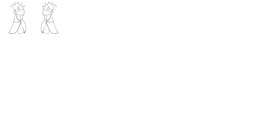
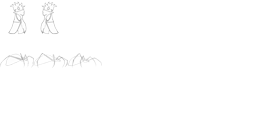
Two versions of the same layered image (272x136). Layer-by-layer changes:
added layer "Layer 7" above "Layer 6" over [68, 53, 102, 68]
added layer "Layer 6" above "Layer 5" over [34, 53, 68, 68]
added layer "Layer 5" above "Layer 4 copy" over [0, 53, 34, 68]
